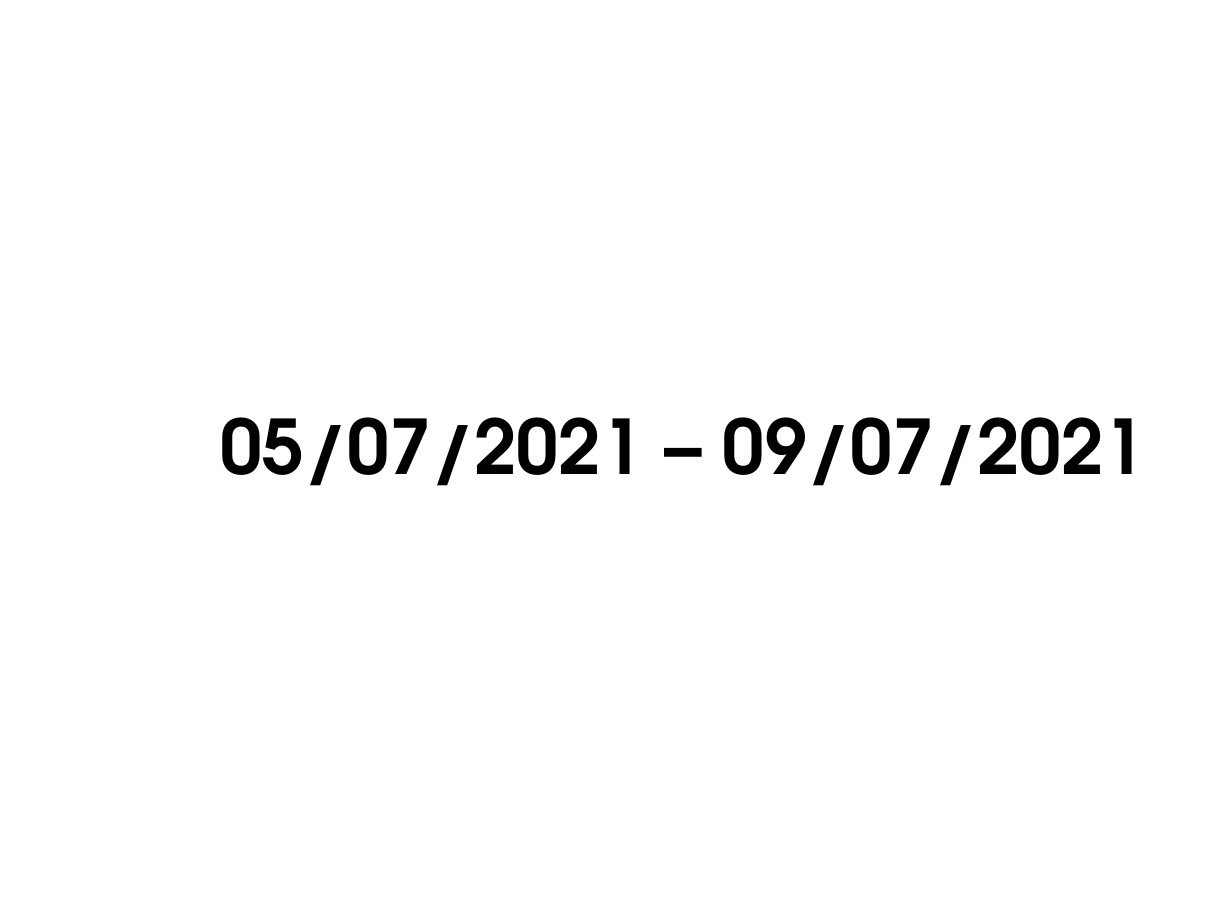
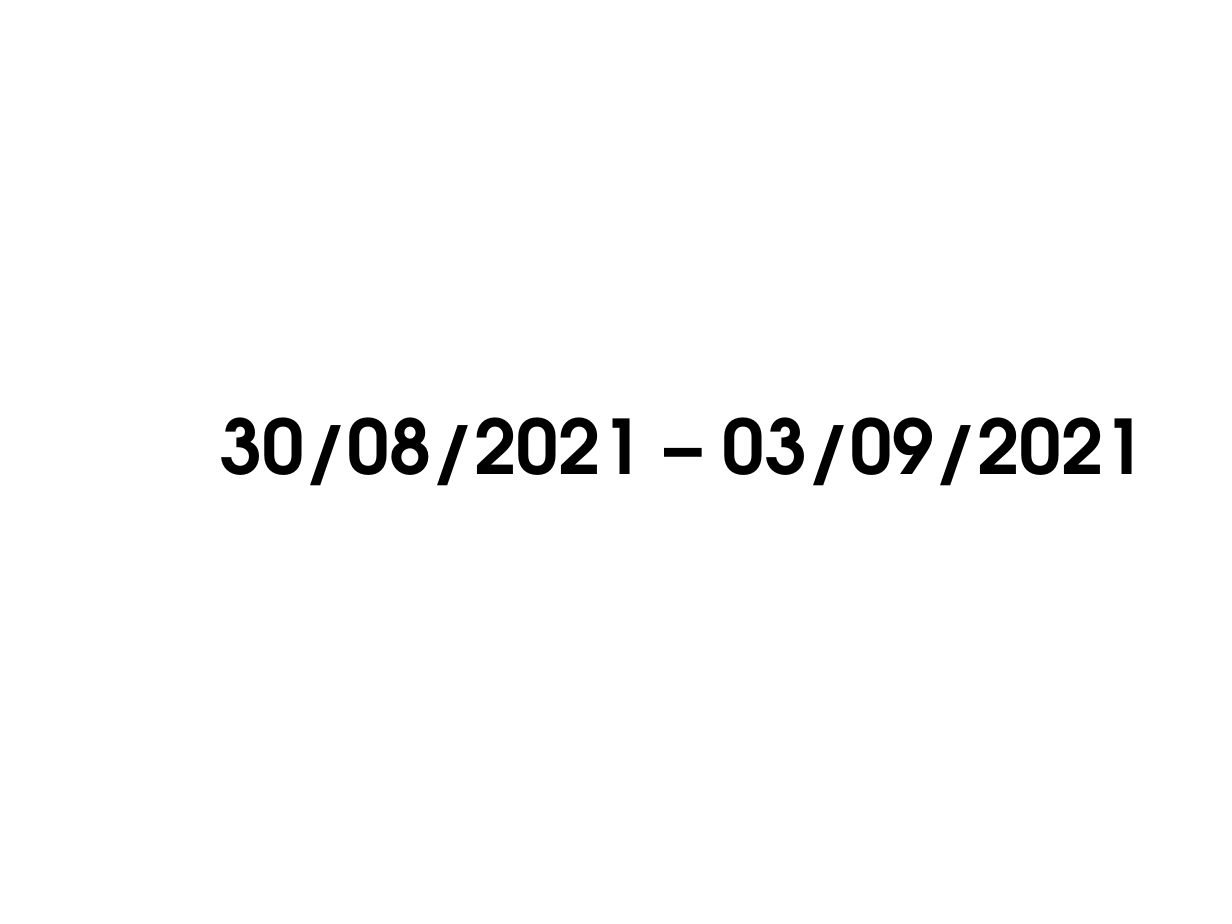
Before and after one commit to AXDELAROSA/CONTROL_QUALITY, a slide deck: slide 1 of 50_RECHAZOS/Docs/[QC] Reporte Material Rechazado.pptx. Drawn at 1232x924 pixels with LibreOffice and Linux fonts; fonts in the diff are those of the drawing; background and template pictures are left out. Boxes give left, top, right and bottom in pixels: in the first picture for what was removed or moved away, otherwise in the second. Text is boxed around its words. In the diff, an @@ line names an element or a change of style, - is before the commit and + after.

```diff
--- a/50_RECHAZOS/Docs/[QC] Reporte Material Rechazado.pptx
+++ b/50_RECHAZOS/Docs/[QC] Reporte Material Rechazado.pptx
@@ text at [220, 417, 1146, 486]: text changed @@
-05/07/2021 – 09/07/2021
+30/08/2021 – 03/09/2021
```
Also in this commit, not shown: 1 other slide changed, 8 other files.
